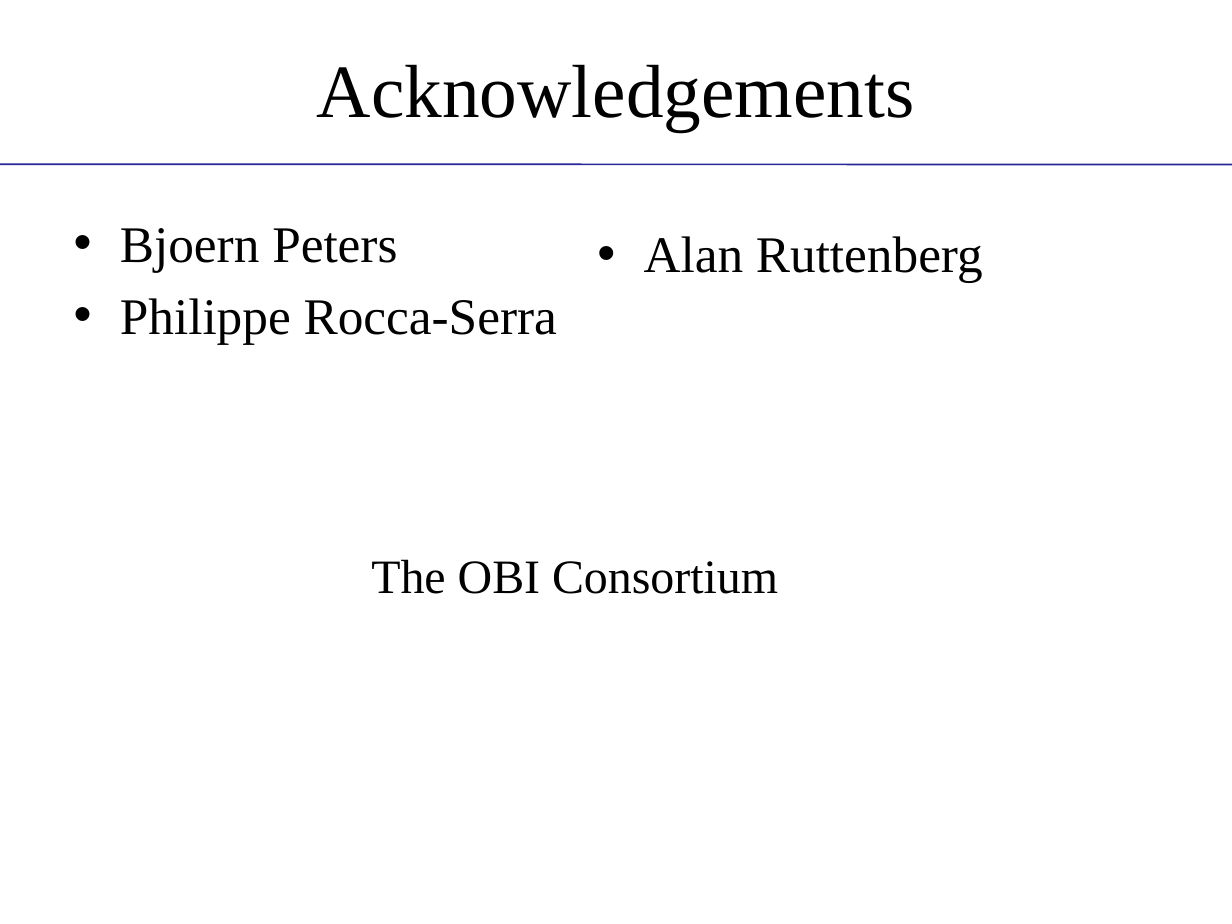
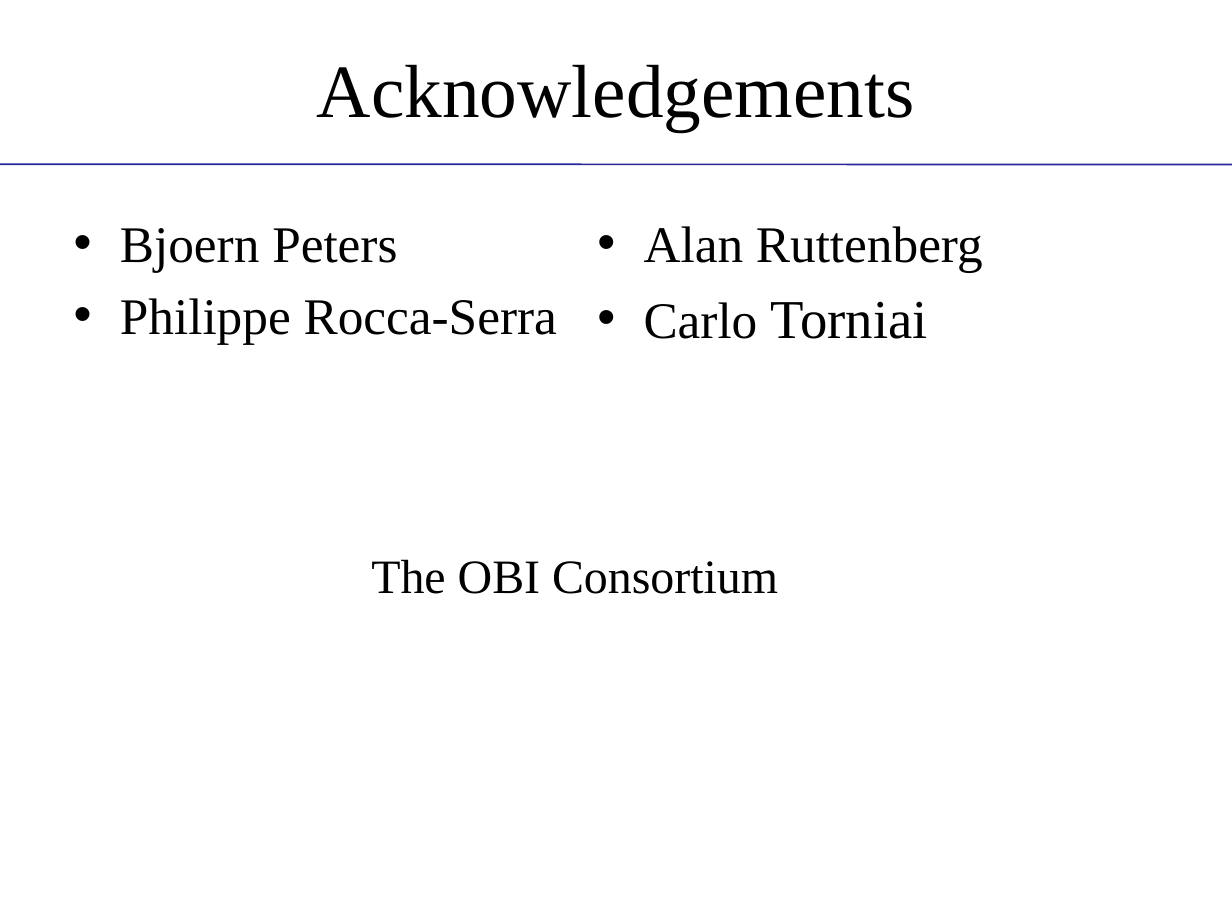
Before and after one commit to obi-ontology/obi-legacy-svn, a slide deck: slide 18 of trunk/docs/presentations/OBI workshop Oct 2011 Philly/Ontology Views.pptx. Drawn at 1232x924 pixels with LibreOffice and Linux fonts; fonts in the diff are those of the drawing; background and template pictures are left out. Boxes give left, top, right and bottom in pixels: in the first picture for what was removed or moved away, otherwise in the second. Text is boxed around its words. In the diff, an @@ line names an element or a change of style, - is before the commit and + after.

```diff
--- a/trunk/docs/presentations/OBI workshop Oct 2011 Philly/Ontology Views.pptx
+++ b/trunk/docs/presentations/OBI workshop Oct 2011 Philly/Ontology Views.pptx
@@ text "Alan Ruttenberg": place and size @@
-text "Alan Ruttenberg" at (644,236,983,283)
+text "Alan Ruttenberg" at (644,226,983,339)
@@ text at (644,301,927,339): paragraph added @@
+• Carlo Torniai
```
Also in this commit, not shown: 2 other files.
